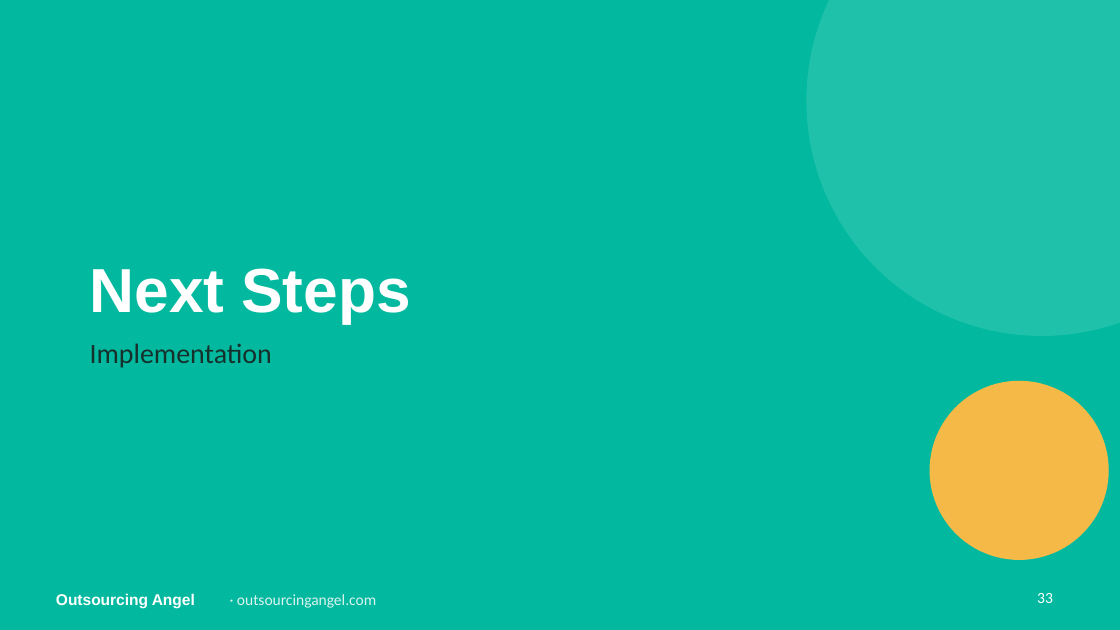
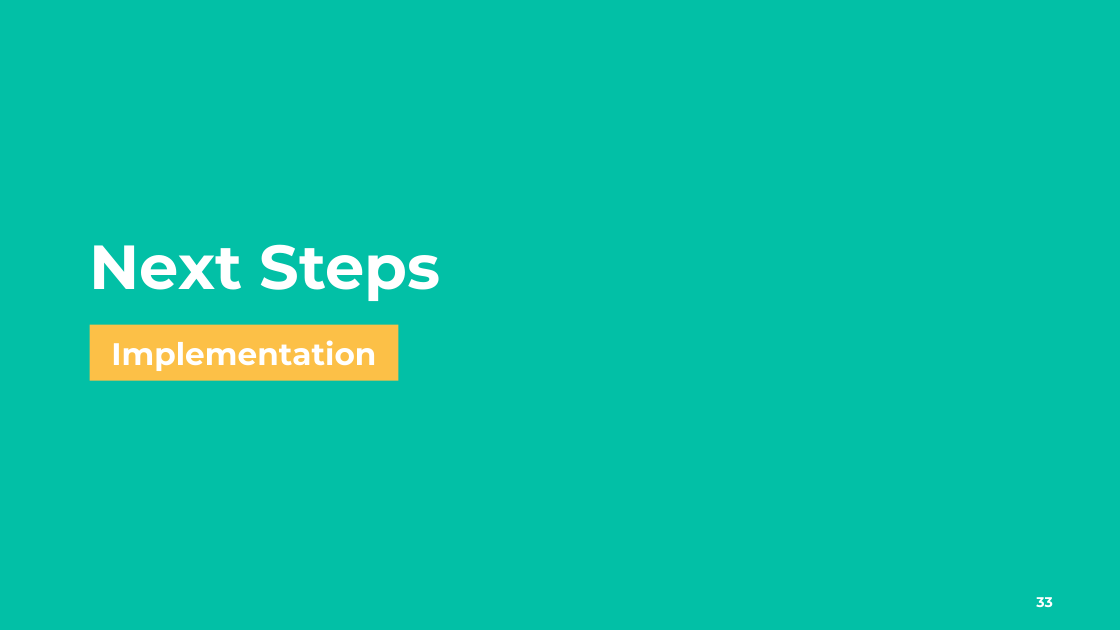
Before and after one commit to gail-gif/OA, a slide deck: slide 33 of WebVine_Marketing_Strategy_Review_Proposal_OA.pptx. Drawn at 1120x630 pixels with LibreOffice and Linux fonts; fonts in the diff are those of the drawing; background and template pictures are left out. Boxes give left, top, right and bottom in pixels: in the first picture for what was removed or moved away, otherwise in the second. Text is boxed around its words. In the diff, an @@ line names an element or a change of style, - is before the commit and + after.

```diff
--- a/WebVine_Marketing_Strategy_Review_Proposal_OA.pptx
+++ b/WebVine_Marketing_Strategy_Review_Proposal_OA.pptx
@@ background #02B99F to #02C0A6 @@
@@ ellipse removed at <box>806,0,1120,336</box> @@
@@ title "Next Steps": place and size @@
-title "Next Steps" at <box>90,268,411,323</box>
+title "Next Steps" at <box>90,244,441,301</box>
@@ title "Next Steps" at <box>90,244,441,301</box>: font Arial to Montserrat @@
@@ text "Implementation": place and size @@
-text "Implementation" at <box>90,343,272,368</box>
+text "Implementation" at <box>111,340,376,371</box>
@@ text "Implementation" at <box>111,340,376,371</box>: size 18 to 20 pt, font Calibri to Montserrat, text colour #16302C to #FFFFFF, bold on; alignment left to centre; less space between paragraphs; vertical alignment top to middle @@
@@ rectangle added at <box>90,325,399,381</box>, fill #FCC047 @@
@@ ellipse removed at <box>930,381,1109,560</box> @@
@@ text removed at <box>56,593,195,608</box> @@
-Outsourcing Angel
@@ text removed at <box>237,594,376,608</box> @@
-· outsourcingangel.com
@@ page number at <box>1036,597,1053,607</box>: size 10 to 9 pt, font Calibri to Montserrat, bold on @@
```
Also in this commit, not shown: 34 other slides changed.
